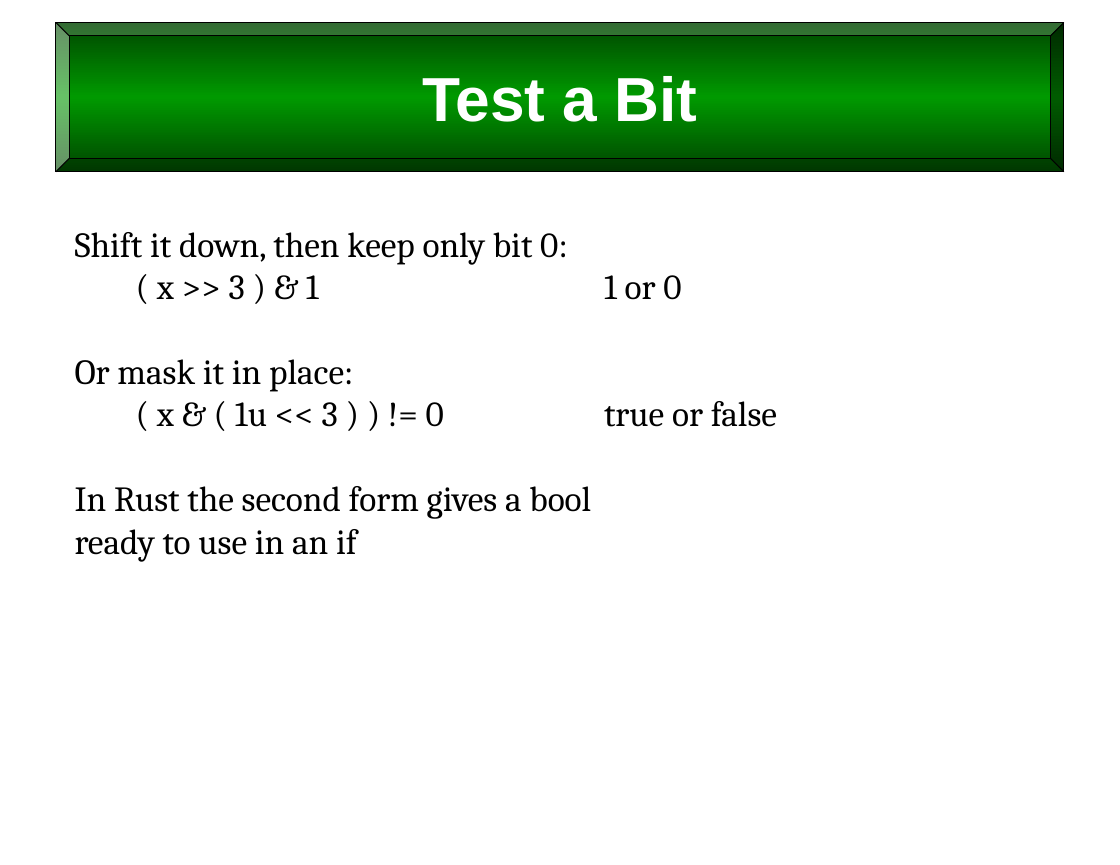
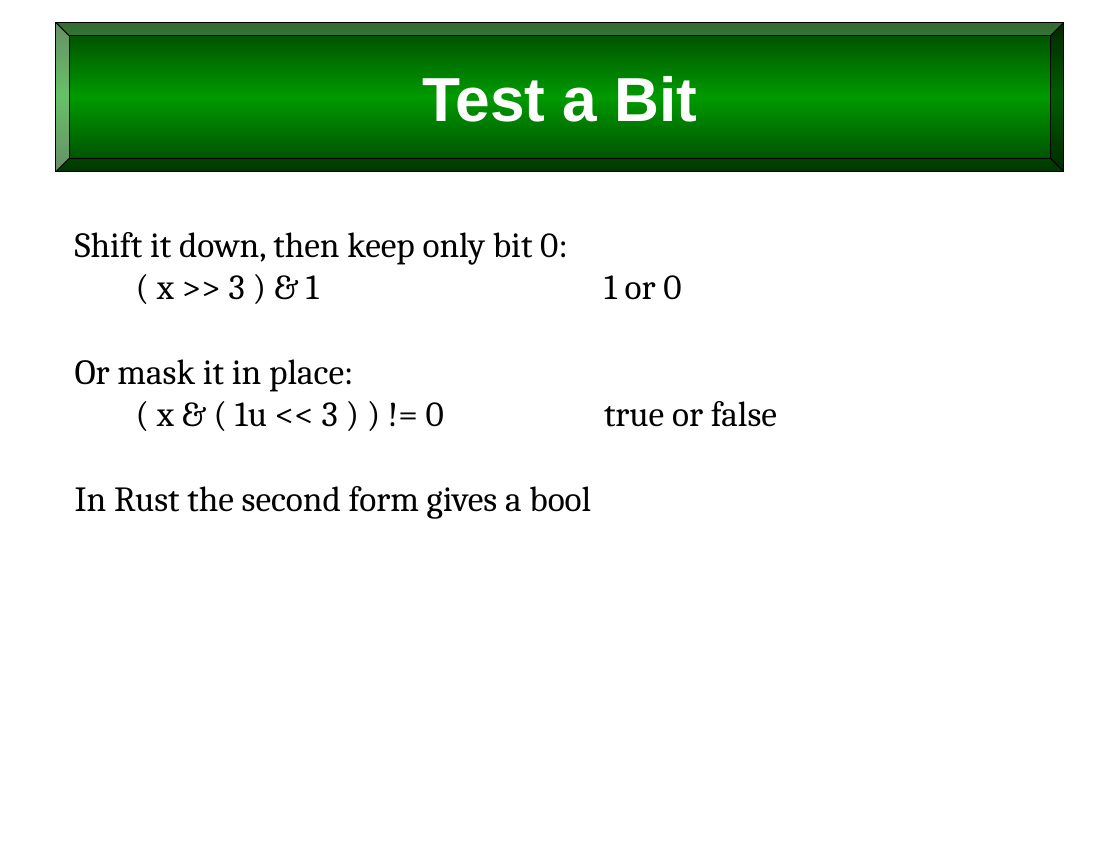
Before and after one commit to billswartz7/IntroToProgramming, a slide deck: slide 61 of Slides/L7_Operators-and-Logic.pptx. Drawn at 1120x865 pixels with LibreOffice and Linux fonts; fonts in the diff are those of the drawing. Boxes give left, top, right and bottom in pixels: in the first picture for what was removed or moved away, otherwise in the second. Text is boxed around its words. In the diff, an @@ line names an element or a change of style, - is before the commit and + after.

```diff
--- a/Slides/L7_Operators-and-Logic.pptx
+++ b/Slides/L7_Operators-and-Logic.pptx
@@ text at <box>75,529,357,562</box>: paragraph removed @@
-ready to use in an if
```
Also in this commit, not shown: 10 other slides changed, 1 other file.
